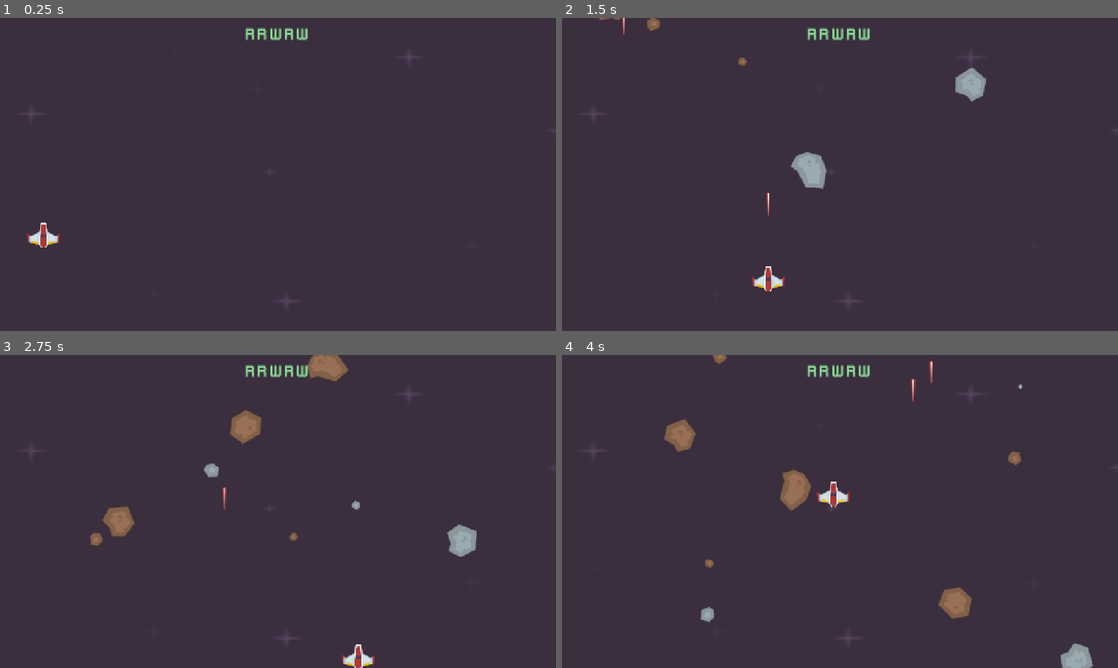
Above: before the commit, frames 1-4 (two rows, left to right).
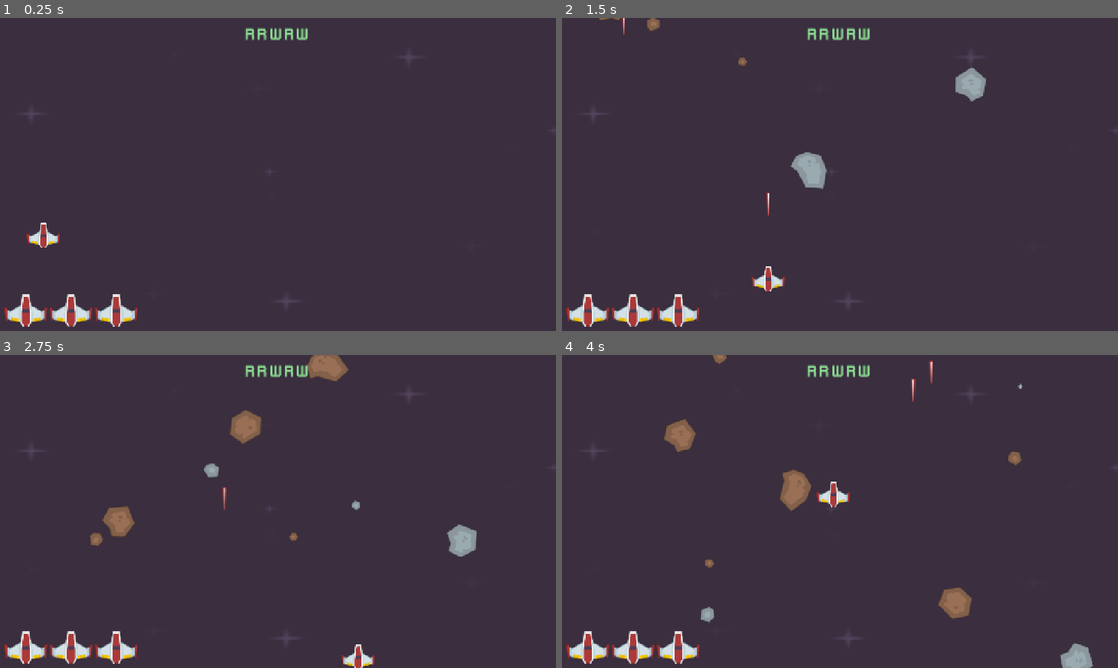
Above: after the commit, the same moments.

Repository: ORGinalBIbEK/space-shooter
Game: Godot game, scene res://scenes/level.tscn
The game is run twice, just before and just after one commit, with the same random seed, the same clock (stepped at 60 frames per second) and the same inputs.
Inputs (mouse positions are in pixels of both pictures, inside the frame that each line leads up to):
- Up to frame 1 (0.25 s): no input
- Up to frame 2 (1.5 s): move the mouse to (962, 158) at 0.52 s; hold Right (right) 0.53-1.28 s; click (962, 158) at 0.6 s; move the mouse to (728, 190) at 1.27 s; hold Down (down) from 1.28 s (still down); click (728, 190) at 1.35 s
- Up to frame 3 (2.75 s): move the mouse to (333, 442) at 2.02 s; release Down (down) at 2.03 s; hold Right (right) from 2.03 s (still down); click (333, 442) at 2.1 s
- Up to frame 4 (4 s): move the mouse to (812, 574) at 2.77 s; release Right (right) at 2.78 s; hold Up (up) 2.78-3.53 s; click (812, 574) at 2.85 s; move the mouse to (1006, 558) at 3.52 s; hold Left (left) from 3.53 s (still down); click (1006, 558) at 3.6 s

The runs differ from the first frame. In frame 1, 1.2% of the frame differs, in the area x 0-25%, y 88-99%; in frame 2, 1.2%; in frame 3, 1.2%; in frame 4, 1.2%.

Commit message:
margin sizes

Diff:
--- a/scenes/level.tscn
+++ b/scenes/level.tscn
@@ -4,6 +4,7 @@
 [ext_resource type="Script" uid="uid://dyys16d60e4g2" path="res://scenes/level.gd" id="1_mx8sn"]
 [ext_resource type="Texture2D" uid="uid://cnl5nmeq6ga2l" path="res://Backgrounds/darkPurple.png" id="1_w8frs"]
 [ext_resource type="FontFile" uid="uid://dmgteuhrrtsvd" path="res://Bonus/kenvector_future_thin.ttf" id="4_mx8sn"]
+[ext_resource type="Texture2D" uid="uid://daabmatvoigpo" path="res://PNG/playerShip1_red.png" id="5_ppgk2"]
 
 [sub_resource type="RectangleShape2D" id="RectangleShape2D_60jjh"]
 size = Vector2(119, 720)
@@ -81,5 +82,34 @@
 text = "rrwrw"
 horizontal_alignment = 1
 
+[node name="MarginContainer2" type="MarginContainer" parent="CanvasLayer" unique_id=179156863]
+anchors_preset = 2
+anchor_top = 1.0
+anchor_bottom = 1.0
+offset_top = -75.0
+offset_right = 305.0
+grow_vertical = 0
+theme_override_constants/margin_left = 10
+theme_override_constants/margin_bottom = 10
+
+[node name="HBoxContainer" type="HBoxContainer" parent="CanvasLayer/MarginContainer2" unique_id=593564305]
+layout_mode = 2
+theme_override_constants/separation = 5
+
+[node name="TextureRect" type="TextureRect" parent="CanvasLayer/MarginContainer2/HBoxContainer" unique_id=752167516]
+layout_mode = 2
+texture = ExtResource("5_ppgk2")
+stretch_mode = 2
+
+[node name="TextureRect2" type="TextureRect" parent="CanvasLayer/MarginContainer2/HBoxContainer" unique_id=585067731]
+layout_mode = 2
+texture = ExtResource("5_ppgk2")
+stretch_mode = 2
+
+[node name="TextureRect3" type="TextureRect" parent="CanvasLayer/MarginContainer2/HBoxContainer" unique_id=566284030]
+layout_mode = 2
+texture = ExtResource("5_ppgk2")
+stretch_mode = 2
+
 [connection signal="laser" from="Player" to="." method="_on_player_laser"]
 [connection signal="timeout" from="MeteorTimer" to="." method="_on_meteor_timer_timeout"]
--- a/scenes/meteor.gd
+++ b/scenes/meteor.gd
@@ -25,5 +25,5 @@
 	position+=Vector2(direction_x,1.0)*speed*delta
 	rotation_degrees+=rotation_speed*delta
 
-func _on_body_entered(body) :
+func _on_body_entered(_body) :
 	print('body entered')
--- a/scenes/player.gd
+++ b/scenes/player.gd
@@ -8,7 +8,7 @@
 func _ready():
 	position=Vector2(100,500)
 
-func _process(delta):
+func _process(_delta):
 	var direction=Input.get_vector("left","right","up","down")
 	velocity=direction *speed
 	move_and_slide()
